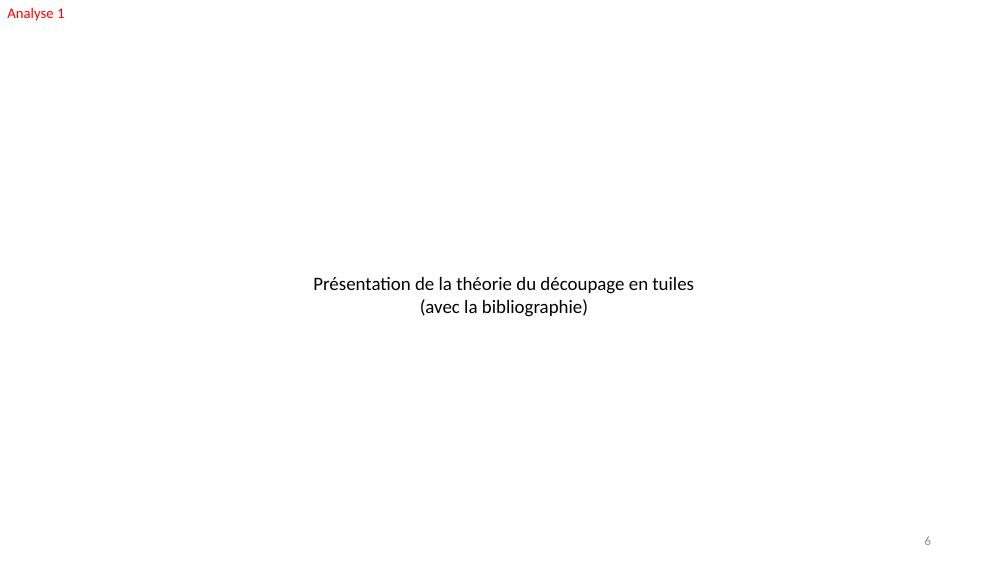
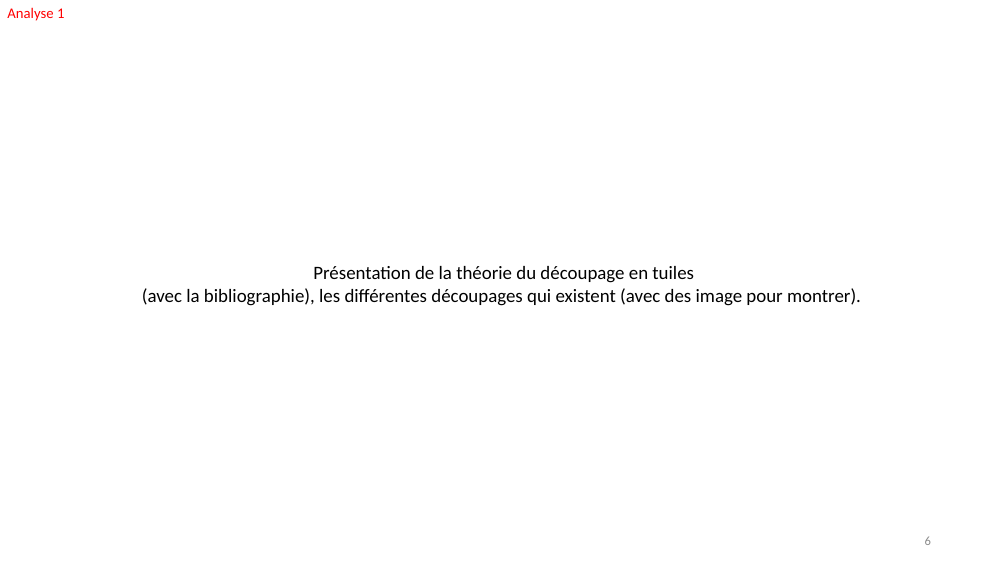
Before and after one commit to FabienMnsn/PRES2, a slide deck: slide 6 of Slides/PRES2019-Projet14-OlivierFourmaux-ROIStreamingImapct-soutenance.pptx. Drawn at 1008x567 pixels with LibreOffice and Linux fonts; fonts in the diff are those of the drawing. Boxes give left, top, right and bottom in pixels: in the first picture for what was removed or moved away, otherwise in the second. Text is boxed around its words. In the diff, an @@ line names an element or a change of style, - is before the commit and + after.

```diff
--- a/Slides/PRES2019-Projet14-OlivierFourmaux-ROIStreamingImapct-soutenance.pptx
+++ b/Slides/PRES2019-Projet14-OlivierFourmaux-ROIStreamingImapct-soutenance.pptx
@@ text "Présentation de la théorie du ..." moved from (x1=313, y1=277, x2=694, y2=317) to (x1=142, y1=266, x2=861, y2=306) @@
@@ text at (x1=142, y1=288, x2=861, y2=306): text changed @@
-(avec la bibliographie)
+(avec la bibliographie), les différentes découpages qui existent (avec des image pour montrer).
```
Also in this commit, not shown: 12 other slides changed, 1 other file.
